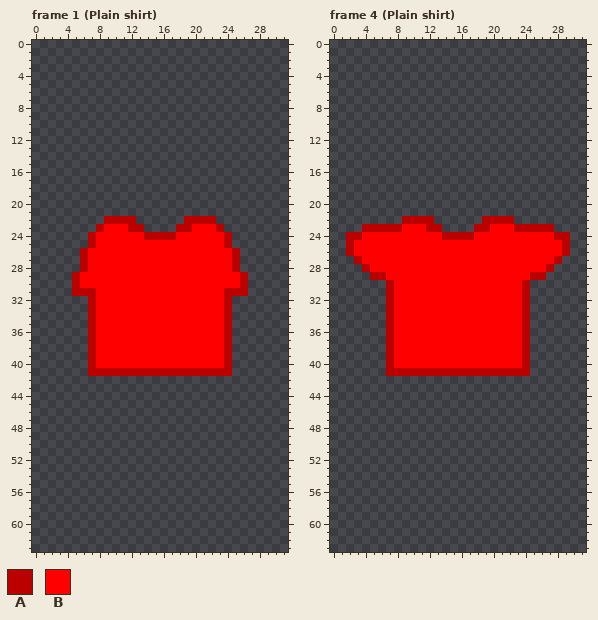
File history of a pixel-art file, Assets/Resources/Clothes/Torso Back.aseprite. The picture above is the old version.
32x64 pixels, 45 frames. Shown: frame 1 (Plain shirt), frame 4 (Plain shirt). The commit also changed other frames, which this record leaves out.
Palette (. is transparent): A #bb0000  B #ff0000
Pixels before, frame 1 (Plain shirt), first column x 5:
22 ....AAAA......AAAA....
23 ...ABBBAA....AABBBA...
24 ..ABBBBBBAAAABBBBBBA..
25 ..ABBBBBBBBBBBBBBBBA..
26 .ABBBBBBBBBBBBBBBBBBA.
27 .ABBBBBBBBBBBBBBBBBBA.
28 .ABBBBBBBBBBBBBBBBBBA.
29 ABBBBBBBBBBBBBBBBBBBBA
30 ABBBBBBBBBBBBBBBBBBBBA
31 AAABBBBBBBBBBBBBBBBAAA
32 ..ABBBBBBBBBBBBBBBBA..
33 ..ABBBBBBBBBBBBBBBBA..
34 ..ABBBBBBBBBBBBBBBBA..
35 ..ABBBBBBBBBBBBBBBBA..
36 ..ABBBBBBBBBBBBBBBBA..
37 ..ABBBBBBBBBBBBBBBBA..
38 ..ABBBBBBBBBBBBBBBBA..
39 ..ABBBBBBBBBBBBBBBBA..
40 ..ABBBBBBBBBBBBBBBBA..
41 ..AAAAAAAAAAAAAAAAAA..
Pixels before, frame 4 (Plain shirt), first column x 2:
22 .......AAAA......AAAA.......
23 ..AAAAABBBAA....AABBBAAAAA..
24 AABBBBBBBBBBAAAABBBBBBBBBBAA
25 ABBBBBBBBBBBBBBBBBBBBBBBBBBA
26 ABBBBBBBBBBBBBBBBBBBBBBBBBBA
27 .ABBBBBBBBBBBBBBBBBBBBBBBBA.
28 ..ABBBBBBBBBBBBBBBBBBBBBBA..
29 ...AABBBBBBBBBBBBBBBBBBAA...
30 .....ABBBBBBBBBBBBBBBBA.....
31 .....ABBBBBBBBBBBBBBBBA.....
32 .....ABBBBBBBBBBBBBBBBA.....
33 .....ABBBBBBBBBBBBBBBBA.....
34 .....ABBBBBBBBBBBBBBBBA.....
35 .....ABBBBBBBBBBBBBBBBA.....
36 .....ABBBBBBBBBBBBBBBBA.....
37 .....ABBBBBBBBBBBBBBBBA.....
38 .....ABBBBBBBBBBBBBBBBA.....
39 .....ABBBBBBBBBBBBBBBBA.....
40 .....ABBBBBBBBBBBBBBBBA.....
41 .....AAAAAAAAAAAAAAAAAA.....
After:
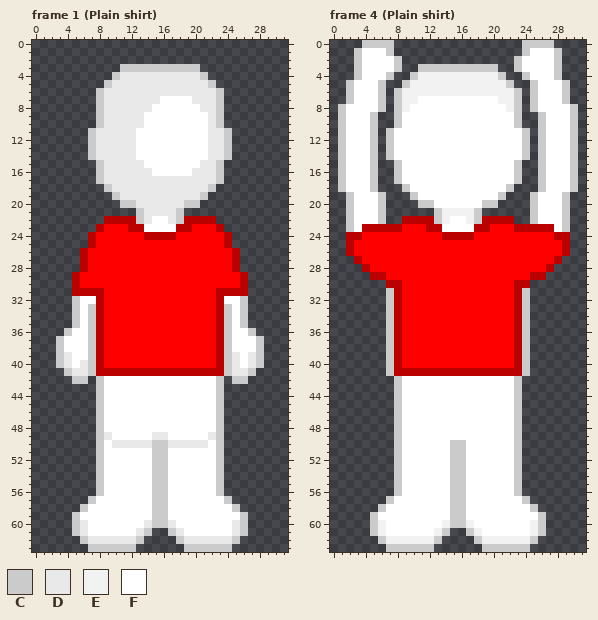
Colours new in this view: C #cbcbcb  D #e9e9e9  E #f2f2f2  F #ffffff
Difference:
layer "Layer 1" now shown
layer "Arms" now shown
Changed rows in their new state; - is an unchanged pixel.
Frame 1 (Plain shirt), layers "Layer 2", "Arms", "Layer 1":
first column x 7:
 3 ----CCCCCCCCCC----
 4 ---CDDDDDDDDDDC---
 5 --CDDDDDDDDDDDDC--
 6 -CDDDDDDDDDDDDDDC-
 7 -CDDDDDDDFFFFDDDC-
 8 -CDDDDDDFFFFFFDDC-
 9 -CDDDDDFFFFFFFFDC-
10 -CDDDDDFFFFFFFFDC-
11 CDDDDDFFFFFFFFFDDC
12 CDDDDDFFFFFFFFFDDC
13 CDDDDDFFFFFFFFFDDC
14 CDDDDDFFFFFFFFFDDC
15 -CDDDDDFFFFFFFDDC-
16 -CDDDDDDFFFFFDDDC-
17 -CDDDDDDDDDDDDDDC-
18 --CDDDDDDDDDDDDC--
19 ---CDDDDDDDDDDC---
20 ----CCDDDDDDCC----
21 ------CDDDDC------
22 ------CDFFDC------
23 -------FFFF-------
first column x 3:
31 -----A--------------A-----
32 --CFFA--------------AFFC--
33 --CFCA--------------ACFC--
34 --CFCA--------------ACFC--
35 --CFCA--------------ACFC--
36 -CFFCA--------------ACFFC-
37 CFFFCA--------------ACFFFC
38 CFFFCA--------------ACFFFC
39 CDFFCA--------------ACDFDC
40 CDFDCA--------------ACDFDC
41 -CDDC----------------CDDC-
42 --CC-CFFFFFFFFFFFFFFC-CC--
43 -----CFFFFFFFFFFFFFFC-----
44 -----CFFFFFFFFFFFFFFC-----
45 -----CFFFFFFFFFFFFFFC-----
46 -----CFFFFFFFFFFFFFFC-----
47 -----CFFFFFFFFFFFFFFC-----
48 -----CFFFFFFFFFFFFFFC-----
49 -----CDFFFFFDDFFFFFDC-----
50 -----CFDDDDDCCDDDDDFC-----
51 -----CFFFFFFCCFFFFFFC-----
52 -----CFFFFFFCCFFFFFFC-----
53 -----CFFFFFFCCFFFFFFC-----
54 -----CFFFFFFCCFFFFFFC-----
55 -----CFFFFFFCCFFFFFFC-----
56 -----CFFFFFFCCFFFFFFC-----
57 ----CFFFFFFFCCFFFFFFFC----
58 ---CFFFFFFFFCCFFFFFFFFC---
59 --CFFFFFFFFFCCFFFFFFFFFC--
60 --CDFFFFFFFDCCDFFFFFFFDC--
61 --CDFFFFFFDC--CDFFFFFFDC--
62 ---CDDDDDDC----CDDDDDDC---
63 ----CCCCCC------CCCCCC----
Frame 4 (Plain shirt), layers "Layer 2", "Arms", "Layer 1":
first column x 1:
 0 ---CCCC----------------CCCC---
 1 --CFFFC----------------CFFFC--
 2 --CFFFFC--------------CFFFFC--
 3 --CFFFFC--CCCCCCCCCC--CFFFFC--
 4 --CFFFC--CEEEEEEEEEEC--CFFFC--
 5 -CFFFC--CEEEEEEEEEEEEC--CFFFC-
 6 -CFFFC-CEEEEEEEEEEEEEEC-CFFFC-
 7 -CFFFC-CEEFFFFFFFFFFEEC-CFFFC-
 8 CFFFFC-CEFFFFFFFFFFFFEC-CFFFFC
 9 CFFFC--CFFFFFFFFFFFFFFC--CFFFC
10 CFFFC--CFFFFFFFFFFFFFFC--CFFFC
11 CFFFC-CFFFFFFFFFFFFFFFFC-CFFFC
12 CFFFC-CFFFFFFFFFFFFFFFFC-CFFFC
13 CFFFC-CFFFFFFFFFFFFFFFFC-CFFFC
14 CFFFC-CFFFFFFFFFFFFFFFFC-CFFFC
15 CFFFC--CFFFFFFFFFFFFFFC--CFFFC
16 CFFFC--CFFFFFFFFFFFFFFC--CFFFC
17 CFFFC--CFFFFFFFFFFFFFFC--CFFFC
18 CFFFC---CFFFFFFFFFFFFC---CFFFC
19 -CFFFC---CFFFFFFFFFFC---CFFFC-
20 -CFFFC----CCFFFFFFCC----CFFFC-
21 -CFFFC------CEEEEC------CFFFC-
22 -CFFFC------CEFFEC------CFFFC-
23 -CF----------FFFF----------FC-
first column x 5:
30 ---A--------------A---
31 --CA--------------AC--
32 --CA--------------AC--
33 --CA--------------AC--
34 --CA--------------AC--
35 --CA--------------AC--
36 --CA--------------AC--
37 --CA--------------AC--
38 --CA--------------AC--
39 --CA--------------AC--
40 --CA--------------AC--
41 --C----------------C--
42 ---CFFFFFFFFFFFFFFC---
43 ---CFFFFFFFFFFFFFFC---
44 ---CFFFFFFFFFFFFFFC---
45 ---CFFFFFFFFFFFFFFC---
46 ---CFFFFFFFFFFFFFFC---
47 ---CFFFFFFFFFFFFFFC---
48 ---CFFFFFFFFFFFFFFC---
49 ---CFFFFFFFFFFFFFFC---
50 ---CFFFFFFCCFFFFFFC---
51 ---CFFFFFFCCFFFFFFC---
52 ---CFFFFFFCCFFFFFFC---
53 ---CFFFFFFCCFFFFFFC---
54 ---CFFFFFFCCFFFFFFC---
55 ---CFFFFFFCCFFFFFFC---
56 ---CFFFFFFCCFFFFFFC---
57 --CFFFFFFFCCFFFFFFFC--
58 -CFFFFFFFFCCFFFFFFFFC-
59 CFFFFFFFFFCCFFFFFFFFFC
60 CEFFFFFFFECCEFFFFFFFEC
61 CEFFFFFFEC--CEFFFFFFEC
62 -CEEEEEEC----CEEEEEEC-
63 --CCCCCC------CCCCCC--
Boxes around the changes in both pictures, in picture pixels (x1, y1, x2, y2):
added: (88, 64, 232, 232)
changed: (56, 288, 264, 552)
added: (338, 40, 578, 232)
changed: (370, 280, 546, 552)
